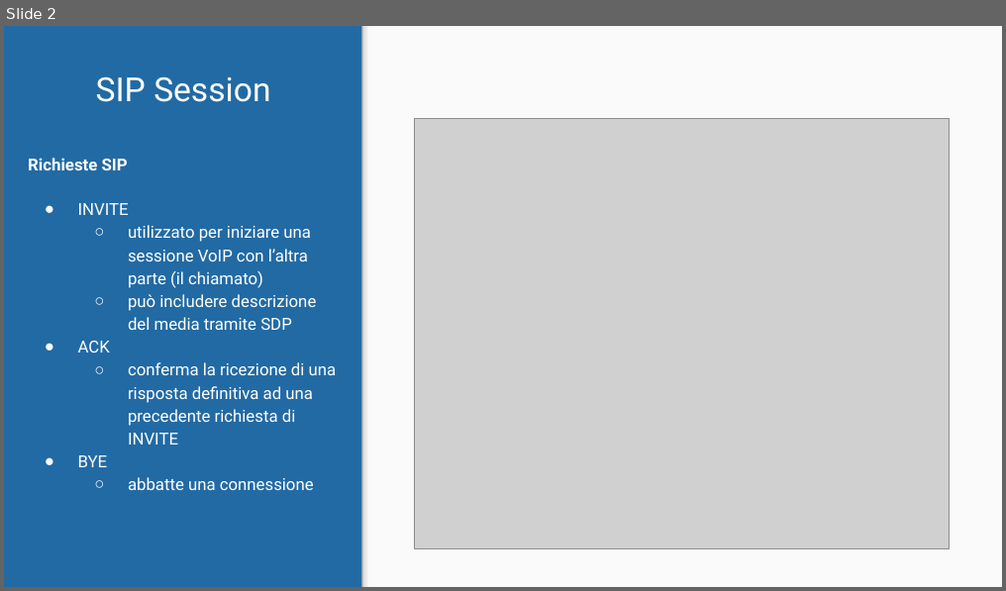
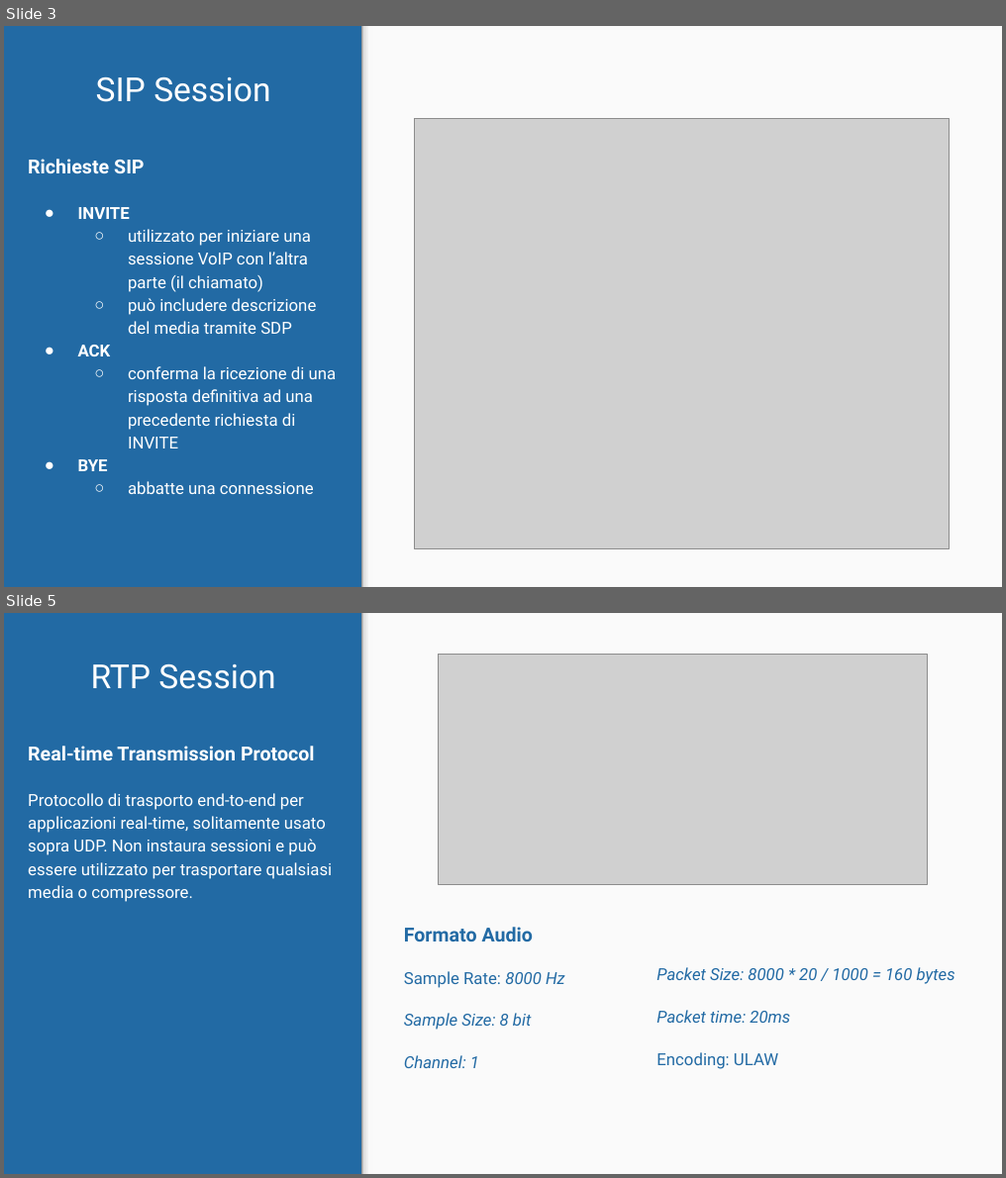
Before and after one commit to danielepelleg/VoIP, a slide deck: Documentation/VoIP UserAgent - Presentation.pptx. Shown one above the other, each under a label of ours: slide 2 before the commit, slides 3 and 5 after it; the slides between them are not shown. The pictures are 1006x591 and 1006x1178 pixels, drawn with LibreOffice and Linux fonts; fonts in the diff are those of the drawing; grey boxes stand for pictures. Boxes give left, top, right and bottom in pixels: in the first picture for what was removed or moved away, otherwise in the second. Text is boxed around its words. In the diff, an @@ line names an element or a change of style, - is before the commit and + after.

```diff
--- a/Documentation/VoIP UserAgent - Presentation.pptx
+++ b/Documentation/VoIP UserAgent - Presentation.pptx
@@ slide 5 added at [4,613,1002,1174], background #226AA4; not listed: 2 template elements that a slide beside it also shows @@
@@ title added at [91,663,275,689], 24 pt, text #FFFFFF @@
+RTP Session
@@ picture added at [438,655,927,885] @@
@@ text added at [28,746,333,902], 12 pt, text #FFFFFF @@
+Real-time Transmission Protocol
+Protocollo di trasporto end-to-end per applicazioni real-time, solitamente usato sopra UDP. Non instaura sessioni e può essere utilizzato per trasportare qualsiasi media o compressore.
@@ text added at [404,927,565,1068], 12 pt, text #226AA4, italic @@
+Formato Audio
+Sample Rate: 8000 Hz
+Sample Size: 8 bit
+Channel: 1
@@ text added at [656,967,955,1069], 12 pt, text #226AA4, italic @@
+Packet Size: 8000 * 20 / 1000 = 160 bytes
+Packet time: 20ms
+Encoding: ULAW
@@ what was slide 2 is now slide 3 @@
@@ slide 3 changed as well @@
@@ text at [28,159,144,472]: size 12 to 14 pt in "Richieste SIP"; bold on in "INVITE", "ACK", "BYE" @@
```
Also in this commit, not shown: 7 other slides changed, 13 other slides added, 5 slides removed, 4 other files.
